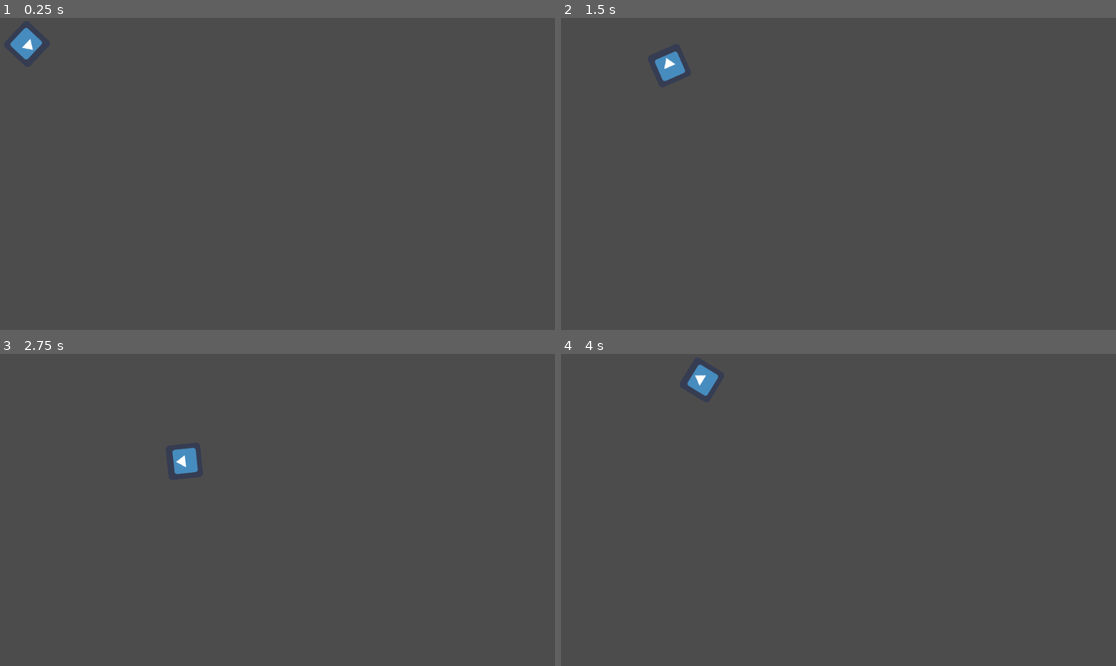
Above: before the commit, frames 1-4 (two rows, left to right).
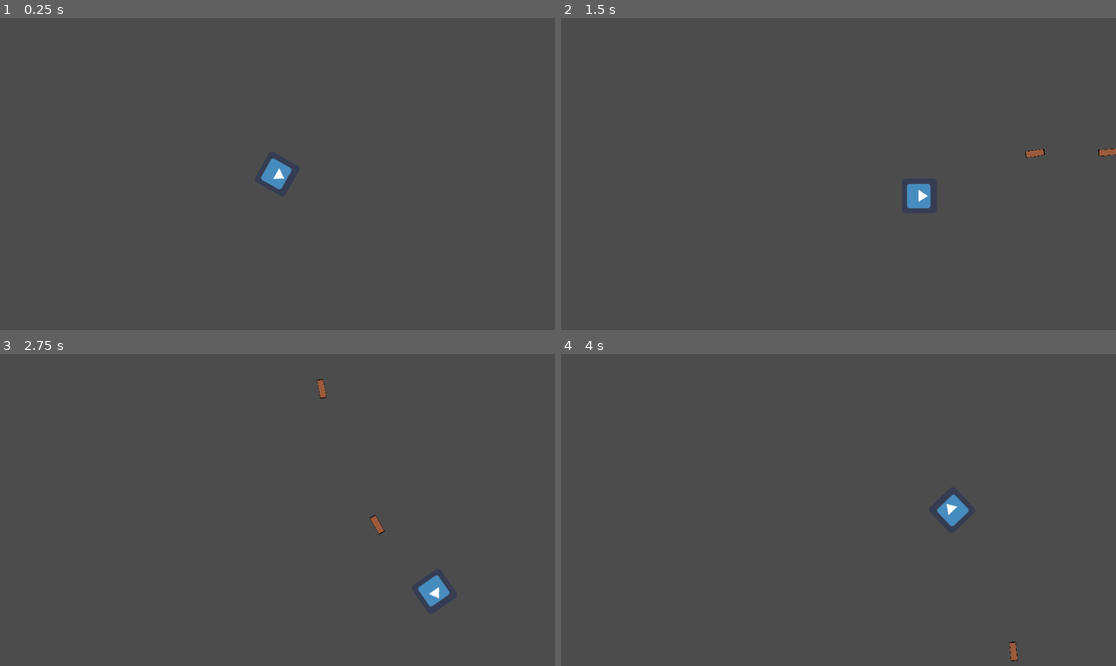
Above: after the commit, the same moments.

Repository: SamAdams1/Roguelike
Game: Godot game, scene res://Scenes/World.tscn
Two runs of this game, one before a commit and one after it. Both use one fixed random seed, a clock stepped at 60 frames per second and the inputs below. Before the commit the project starts from res://World/World.tscn. The engine's default icon, where the game draws it, is replaced by a stand-in: a white triangle on a blue panel in a dark square.
Inputs (mouse positions are in pixels of both pictures, inside the frame that each line leads up to):
- Up to frame 1 (0.25 s): no input
- Up to frame 2 (1.5 s): tap Enter at 0.5 s; move the mouse to (960, 164) at 0.52 s; press the mouse at (960, 164) at 0.53 s; hold D (right) 0.53-1.28 s; move the mouse to (727, 195) at 1.27 s; release the mouse at (727, 195) at 1.28 s; hold S (down) from 1.28 s (still down); click (727, 195) at 1.35 s
- Up to frame 3 (2.75 s): move the mouse to (333, 444) at 2.02 s; release S (down) at 2.03 s; press the mouse at (333, 444) at 2.03 s; hold D (right) from 2.03 s (still down)
- Up to frame 4 (4 s): move the mouse to (810, 581) at 2.77 s; release D (right) at 2.78 s; release the mouse at (810, 581) at 2.78 s; hold W (up) 2.78-3.53 s; click (810, 581) at 2.85 s; move the mouse to (1005, 566) at 3.52 s; press the mouse at (1005, 566) at 3.53 s; hold A (left) from 3.53 s (still down)

The runs differ from the first frame. In frame 1, 0.7% of the frame differs, in the area x 1-53%, y 3-56%; in frame 2, 0.8%; in frame 3, 0.8%, in the area x 31-82%, y 8-82%; in frame 4, 0.8%.

Commit message:
Add shooting

Diff:
--- a/src/Player.gd
+++ /dev/null
@@ -1,19 +0,0 @@
-extends KinematicBody2D
-var speed = 200
-var velocity = Vector2.ZERO
-
-
-
-func _physics_process(_delta):
-	handle_input()
-
-
-func handle_input():
-	#movement
-	velocity.x = int(Input.is_action_pressed("right")) - int(Input.is_action_pressed("left"))
-	velocity.y = int(Input.is_action_pressed("down")) - int(Input.is_action_pressed("up"))
-	#fixes double speed on diagnols
-	velocity = velocity.normalized()
-	velocity = move_and_slide(velocity * speed)
-
-	look_at(get_global_mouse_position())
--- /dev/null
+++ b/src/Scenes/Explosion.tscn
@@ -0,0 +1,26 @@
+[gd_scene load_steps=8 format=2]
+
+[ext_resource path="res://Scripts/Explosion.gd" type="Script" id=1]
+[ext_resource path="res://addons/kenney_particle_pack/magic_04.png" type="Texture" id=2]
+[ext_resource path="res://addons/kenney_particle_pack/magic_03.png" type="Texture" id=3]
+[ext_resource path="res://addons/kenney_particle_pack/magic_02.png" type="Texture" id=4]
+[ext_resource path="res://addons/kenney_particle_pack/flare_01.png" type="Texture" id=5]
+[ext_resource path="res://addons/kenney_particle_pack/light_01.png" type="Texture" id=6]
+
+[sub_resource type="SpriteFrames" id=1]
+animations = [ {
+"frames": [ ExtResource( 6 ), ExtResource( 5 ), ExtResource( 4 ), ExtResource( 3 ), ExtResource( 2 ), ExtResource( 5 ), null ],
+"loop": true,
+"name": "default",
+"speed": 5.0
+} ]
+
+[node name="Explosion" type="AnimatedSprite"]
+modulate = Color( 0.580392, 0.0666667, 0.0666667, 1 )
+self_modulate = Color( 0.823529, 0.482353, 0.0823529, 1 )
+frames = SubResource( 1 )
+frame = 5
+speed_scale = 2.0
+script = ExtResource( 1 )
+
+[connection signal="animation_finished" from="." to="." method="_on_Explosion_animation_finished"]
--- /dev/null
+++ b/src/Scenes/World.tscn
@@ -0,0 +1,24 @@
+[gd_scene load_steps=4 format=2]
+
+[ext_resource path="res://Scripts/Player.gd" type="Script" id=1]
+[ext_resource path="res://icon.png" type="Texture" id=2]
+
+[sub_resource type="RectangleShape2D" id=1]
+extents = Vector2( 30, 29.5 )
+
+[node name="World" type="Node2D" groups=["player"]]
+
+[node name="Player" type="KinematicBody2D" parent="." groups=["player"]]
+position = Vector2( 512, 288 )
+script = ExtResource( 1 )
+
+[node name="Sprite" type="Sprite" parent="Player"]
+rotation = -1.5708
+texture = ExtResource( 2 )
+
+[node name="CollisionShape2D" type="CollisionShape2D" parent="Player"]
+position = Vector2( 0, -0.5 )
+shape = SubResource( 1 )
+
+[node name="BulletSpawnPoint" type="Node2D" parent="Player"]
+position = Vector2( 32, 0 )
--- /dev/null
+++ b/src/Scenes/bullet.tscn
@@ -0,0 +1,31 @@
+[gd_scene load_steps=5 format=2]
+
+[ext_resource path="res://Scripts/bullet.gd" type="Script" id=1]
+[ext_resource path="res://Scenes/Explosion.tscn" type="PackedScene" id=2]
+[ext_resource path="res://Sprites/bullet.png" type="Texture" id=3]
+
+[sub_resource type="RectangleShape2D" id=1]
+extents = Vector2( 16.5, 5.5 )
+
+[node name="bullet" type="RigidBody2D"]
+gravity_scale = 0.0
+script = ExtResource( 1 )
+
+[node name="CollisionShape2D" type="CollisionShape2D" parent="."]
+position = Vector2( 18.5, 0.5 )
+shape = SubResource( 1 )
+
+[node name="Explosion" parent="." instance=ExtResource( 2 )]
+visible = false
+
+[node name="Sprite" type="Sprite" parent="."]
+position = Vector2( 18.375, -3.96729e-06 )
+scale = Vector2( 0.3525, 0.12 )
+texture = ExtResource( 3 )
+
+[node name="VisibilityNotifier2D" type="VisibilityNotifier2D" parent="."]
+position = Vector2( 18.5, 1.90735e-06 )
+scale = Vector2( 1.65, 0.55 )
+
+[connection signal="body_entered" from="." to="." method="_on_bullet_body_entered"]
+[connection signal="screen_exited" from="VisibilityNotifier2D" to="." method="_on_VisibilityNotifier2D_screen_exited"]
--- /dev/null
+++ b/src/Scripts/Explosion.gd
@@ -0,0 +1,4 @@
+extends AnimatedSprite
+
+func _on_Explosion_animation_finished():
+	queue_free()
--- /dev/null
+++ b/src/Scripts/Player.gd
@@ -0,0 +1,39 @@
+extends KinematicBody2D
+#player movement
+var velocity = Vector2.ZERO
+var speed = 200
+
+#attacking
+var bullet = preload('res://Scenes/bullet.tscn')
+var waitToFire = false
+var fireRate = 0.5
+var bulletSpeed = 500
+
+
+func _physics_process(_delta):
+	handle_input()
+
+
+func handle_input():
+	#movement
+	velocity.x = int(Input.is_action_pressed("right")) - int(Input.is_action_pressed("left"))
+	velocity.y = int(Input.is_action_pressed("down")) - int(Input.is_action_pressed("up"))
+	#fixes double speed on diagonals
+	velocity = velocity.normalized()
+	velocity = move_and_slide(velocity * speed)
+
+
+
+	look_at(get_global_mouse_position())
+	if Input.is_action_pressed("attack") and !waitToFire:
+		fire()
+		waitToFire = true
+		yield(get_tree().create_timer(fireRate), "timeout")
+		waitToFire = false
+
+func fire():
+	var bullet_instance = bullet.instance()
+	bullet_instance.position = $BulletSpawnPoint.get_global_position()
+	bullet_instance.rotation_degrees = rotation_degrees
+	bullet_instance.apply_impulse(Vector2(), Vector2(bulletSpeed, 0).rotated(rotation))
+	get_tree().get_root().call_deferred("add_child", bullet_instance)
--- /dev/null
+++ b/src/Scripts/bullet.gd
@@ -0,0 +1,12 @@
+extends RigidBody2D
+var explosion = preload("res://Scenes/Explosion.tscn")
+
+func _on_bullet_body_entered(body):
+	if !body.is_in_group("player"):
+		var explosion_instance = explosion.instance()
+		explosion_instance.position = get_global_position()
+		get_tree().get_root().add_child(explosion_instance)
+		queue_free()
+
+func _on_VisibilityNotifier2D_screen_exited():
+	queue_free()
--- a/src/World/World.tscn
+++ /dev/null
@@ -1,22 +0,0 @@
-[gd_scene load_steps=4 format=2]
-
-[ext_resource path="res://Player.gd" type="Script" id=1]
-[ext_resource path="res://icon.png" type="Texture" id=2]
-
-[sub_resource type="RectangleShape2D" id=1]
-
-[node name="World" type="Node2D"]
-
-[node name="Player" type="KinematicBody2D" parent="."]
-position = Vector2( 51, 48 )
-script = ExtResource( 1 )
-__meta__ = {
-"_edit_group_": true
-}
-
-[node name="Sprite" type="Sprite" parent="Player"]
-rotation = -1.5708
-texture = ExtResource( 2 )
-
-[node name="CollisionShape2D" type="CollisionShape2D" parent="Player"]
-shape = SubResource( 1 )
--- a/src/project.godot
+++ b/src/project.godot
@@ -11,7 +11,7 @@
 [application]
 
 config/name="TechWise Project"
-run/main_scene="res://World/World.tscn"
+run/main_scene="res://Scenes/World.tscn"
 config/icon="res://icon.png"
 
 [gui]
@@ -44,6 +44,11 @@
 , Object(InputEventKey,"resource_local_to_scene":false,"resource_name":"","device":0,"alt":false,"shift":false,"control":false,"meta":false,"command":false,"pressed":false,"scancode":0,"physical_scancode":16777234,"unicode":0,"echo":false,"script":null)
  ]
 }
+attack={
+"deadzone": 0.5,
+"events": [ Object(InputEventMouseButton,"resource_local_to_scene":false,"resource_name":"","device":0,"alt":false,"shift":false,"control":false,"meta":false,"command":false,"button_mask":0,"position":Vector2( 0, 0 ),"global_position":Vector2( 0, 0 ),"factor":1.0,"button_index":1,"pressed":false,"doubleclick":false,"script":null)
+ ]
+}
 
 [physics]
 
Binary file added: src/Sprites/bullet.png
Not shown, added: src/Sprites/bullet.png.import
Not shown, added: src/addons/kenney_particle_pack/LICENSE.txt
Binary file added: src/addons/kenney_particle_pack/circle_01.png
Not shown, added: src/addons/kenney_particle_pack/circle_01.png.import
Binary file added: src/addons/kenney_particle_pack/circle_02.png
Not shown, added: src/addons/kenney_particle_pack/circle_02.png.import
Binary file added: src/addons/kenney_particle_pack/circle_03.png
Not shown, added: src/addons/kenney_particle_pack/circle_03.png.import
Binary file added: src/addons/kenney_particle_pack/circle_04.png
Not shown, added: src/addons/kenney_particle_pack/circle_04.png.import
Binary file added: src/addons/kenney_particle_pack/circle_05.png
(and 183 more such lines)
